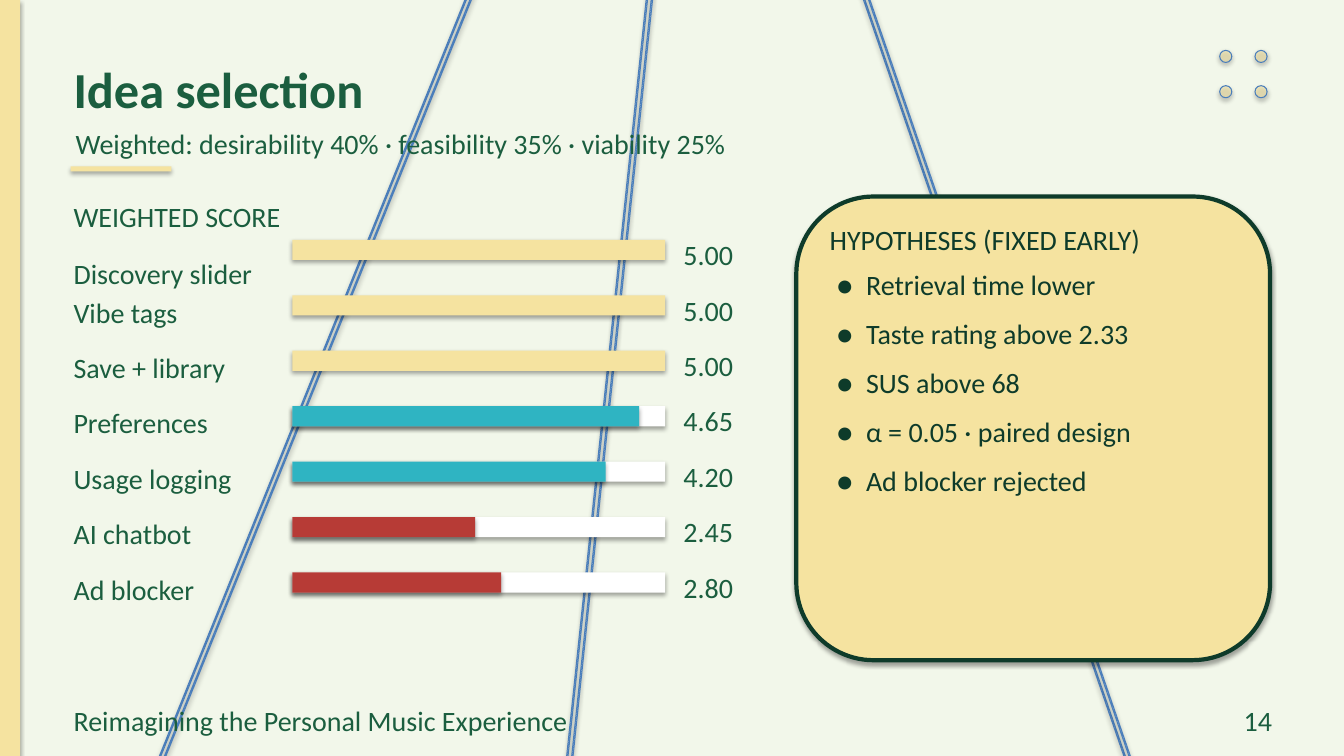
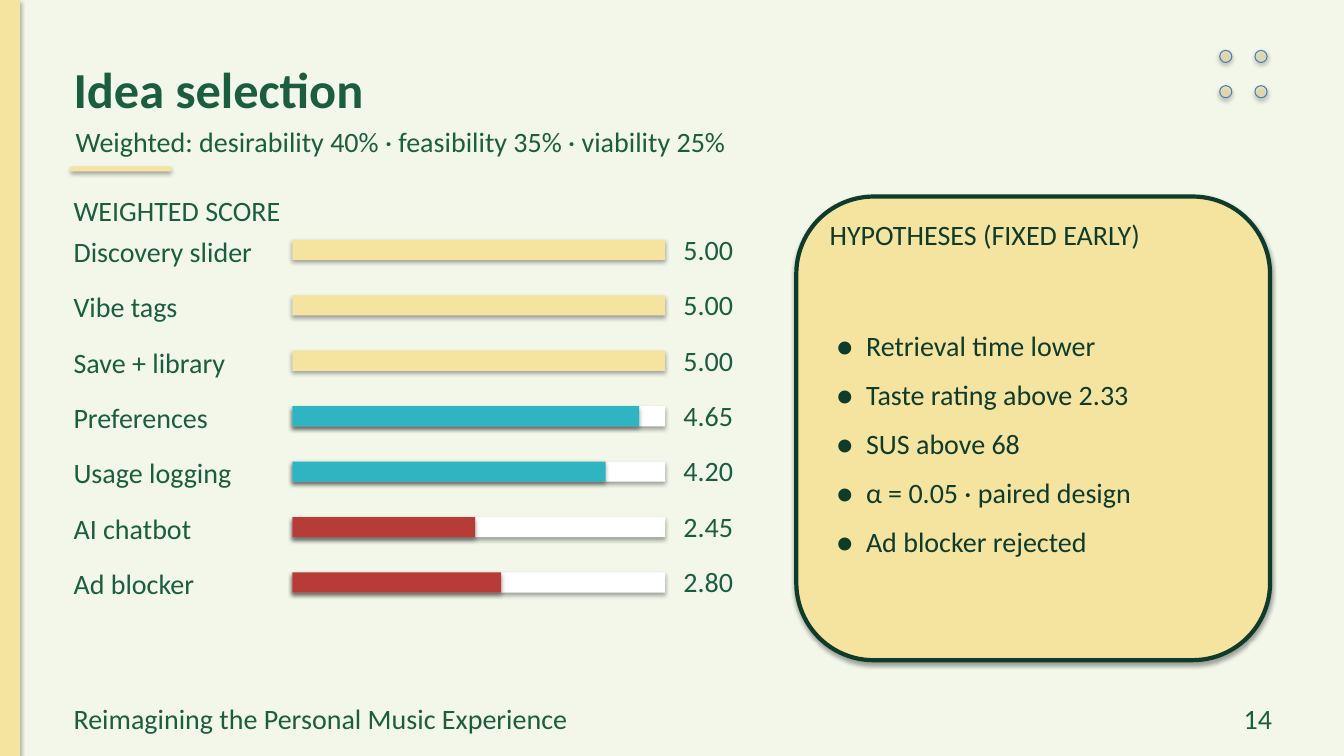
Before and after one commit to preet-kamdar/design-thinking-sem3, a slide deck: slide 14 of docs/Presentation_crease_trial.pptx. Drawn at 1344x756 pixels with LibreOffice and Linux fonts; fonts in the diff are those of the drawing; background and template pictures are left out. Boxes give left, top, right and bottom in pixels: in the first picture for what was removed or moved away, otherwise in the second. Text is boxed around its words. In the diff, an @@ line names an element or a change of style, - is before the commit and + after.

```diff
--- a/docs/Presentation_crease_trial.pptx
+++ b/docs/Presentation_crease_trial.pptx
@@ rectangle removed at (0,0,703,756) @@
@@ rectangle removed at (0,0,708,756) @@
@@ rectangle removed at (525,0,726,756) @@
@@ rectangle removed at (530,0,731,756) @@
@@ rectangle removed at (656,0,1281,756) @@
@@ rectangle removed at (661,0,1286,756) @@
@@ text "Weighted: desirability 40% · feasibility ..." rewrapped from (76,131,725,161) to (76,132,725,157) @@
@@ text "Discovery slider": place and size @@
-text "Discovery slider" at (74,264,252,289)
+text "Discovery slider" at (74,242,252,267)
@@ 15 texts: place and size @@
-15 texts at (74,209,1140,600)
+15 texts at (74,203,1140,594)
@@ text "● Retrieval time lower" at (866,336,1131,557): vertical alignment top to middle @@
@@ text at (866,532,1087,557): less space between paragraphs @@
@@ text "Reimagining the Personal Music Experience" rewrapped from (74,708,567,738) to (74,709,567,734) @@
```
Also in this commit, not shown: 19 other slides changed, 6 other files.
